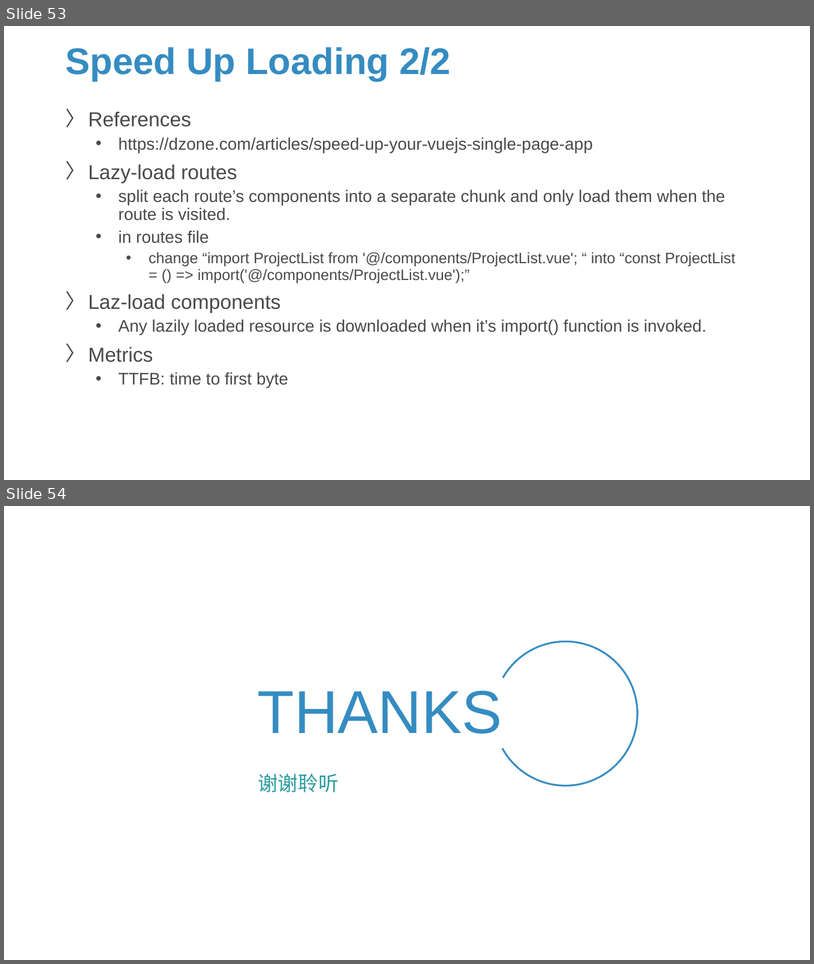
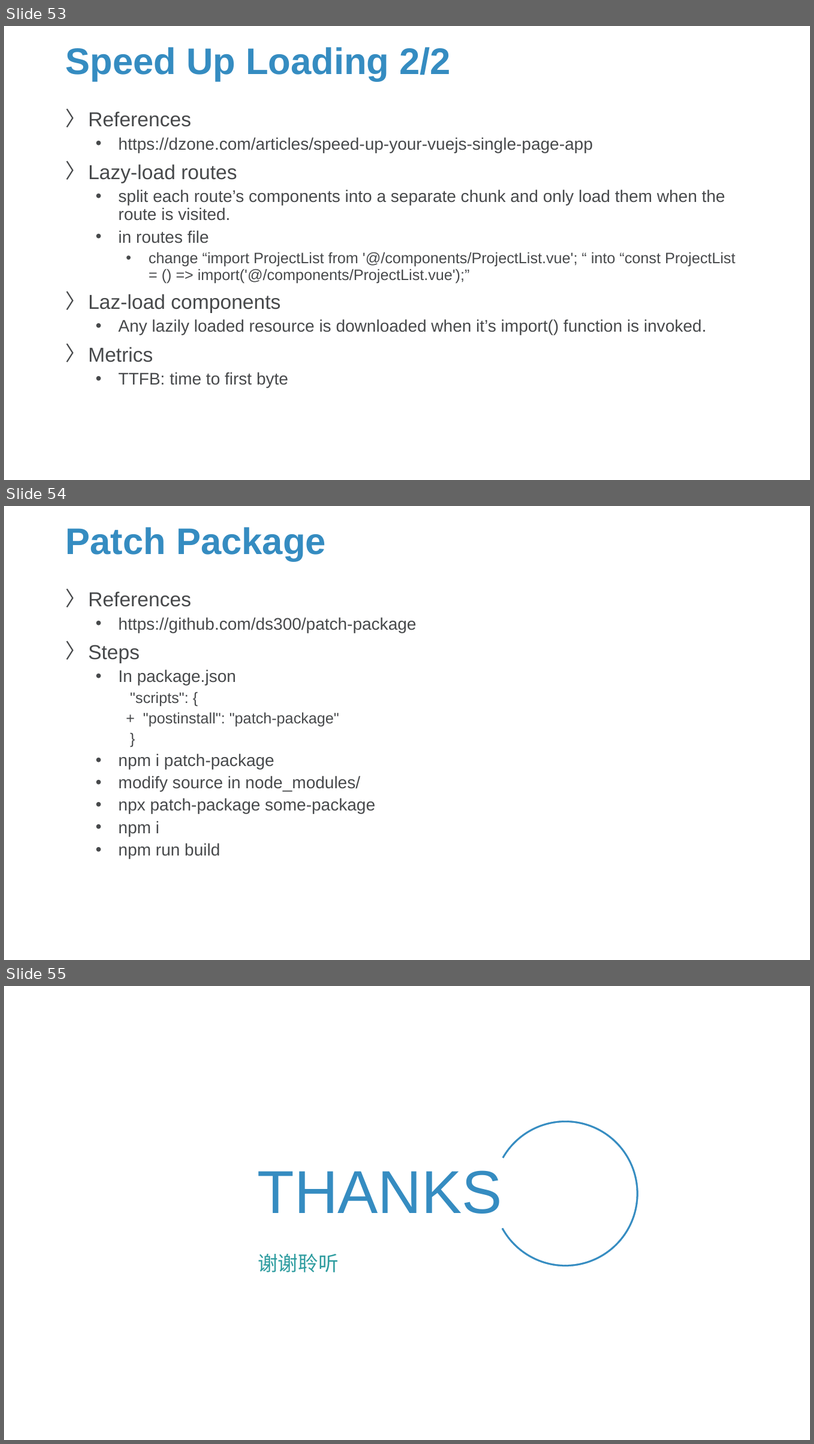
Before and after one commit to Sparks-Lu/TechNotes, a slide deck: Web/Vue-Notes.pptx. Shown one above the other, each under a label of ours: slides 53 and 54 before the commit, slides 53, 54 and 55 after it. The pictures are 814x964 and 814x1444 pixels, drawn with LibreOffice and Linux fonts; fonts in the diff are those of the drawing; background and template pictures are left out. Boxes give left, top, right and bottom in pixels: in the first picture for what was removed or moved away, otherwise in the second. Text is boxed around its words. In the diff, an @@ line names an element or a change of style, - is before the commit and + after.

```diff
--- a/Web/Vue-Notes.pptx
+++ b/Web/Vue-Notes.pptx
@@ slide 54 added at [4,506,810,960], background picture (left out) @@
@@ title added at [65,527,326,561], 44 pt, text #358CC1, bold @@
+Patch Package
@@ text added at [88,591,417,858], 20 pt, text #47494B @@
+〉 References
+  • https://github.com/ds300/patch-package
+〉 Steps
+  • In package.json
+    "scripts": {
+    + "postinstall": "patch-package"
+    }
+  • npm i patch-package
+  • modify source in node_modules/
+  • npx patch-package some-package
+  • npm i
+  • npm run build
@@ what was slide 54 is now slide 55 @@
```
Also in this commit, not shown: 1 slide changed, 5 other files.
